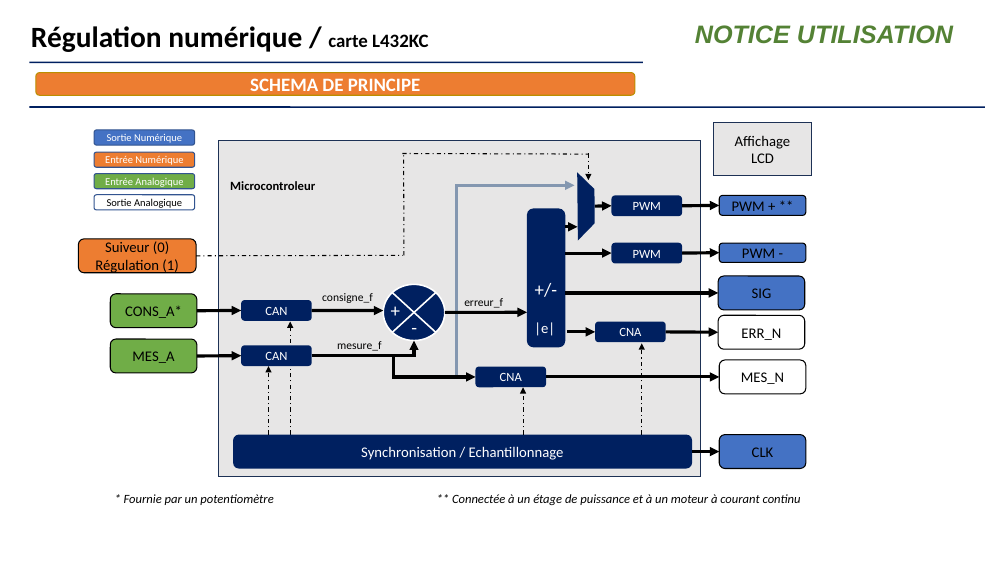
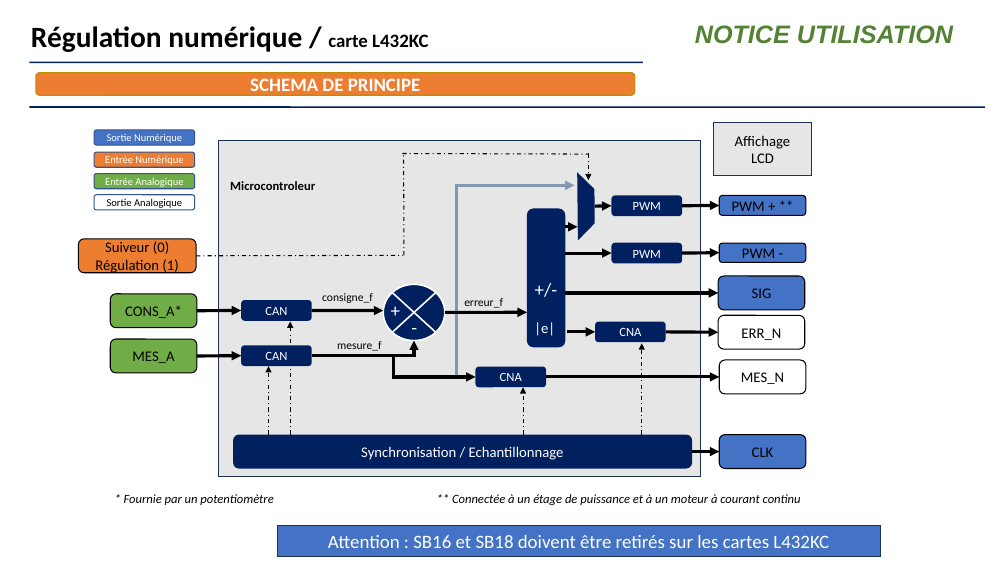
Before and after one commit to IOGS-LEnsE-platforms/labworks, a slide deck: slide 1 of embedded_electronics/Regul_Temp_L432KC/Regul_Temp_L432KC_doc.pptx. Drawn at 1008x567 pixels with LibreOffice and Linux fonts; fonts in the diff are those of the drawing. Boxes give left, top, right and bottom in pixels: in the first picture for what was removed or moved away, otherwise in the second. Text is boxed around its words. In the diff, an @@ line names an element or a change of style, - is before the commit and + after.

```diff
--- a/embedded_electronics/Regul_Temp_L432KC/Regul_Temp_L432KC_doc.pptx
+++ b/embedded_electronics/Regul_Temp_L432KC/Regul_Temp_L432KC_doc.pptx
@@ rectangle added at (278,526,881,557), fill #4472C4, outline #1E3256 1 pt, 18 pt, text #FFFFFF @@
+Attention : SB16 et SB18 doivent être retirés sur les cartes L432KC
```
Also in this commit, not shown: 1 other slide changed, 12 other files.
